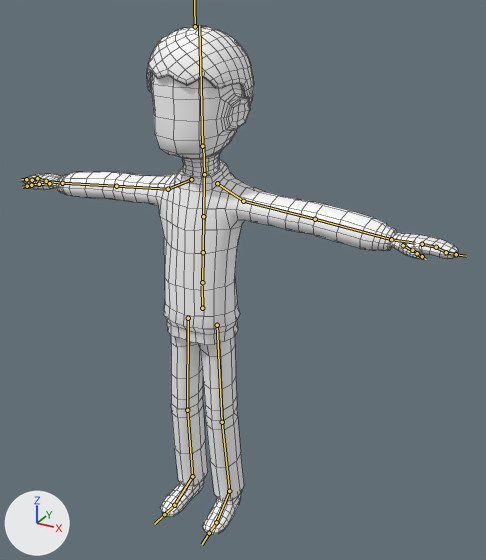
The FBX model PapaPlease/Assets/Graph/Animations/Early/Children.fbx as it was, and as the next commit left it.
One viewpoint serves both versions: a camera (50 mm lens) standing at (0.0247, -0.0391, 0.0408) and looking at (0.0022, 0.0019, 0.0203). Lighting does not change. The marker at lower left points along +X, +Y and +Z. The bones that bend it are drawn over the model as lines. Mesh edges are drawn as thin lines.

Names of what the first picture shows: 'Children'.
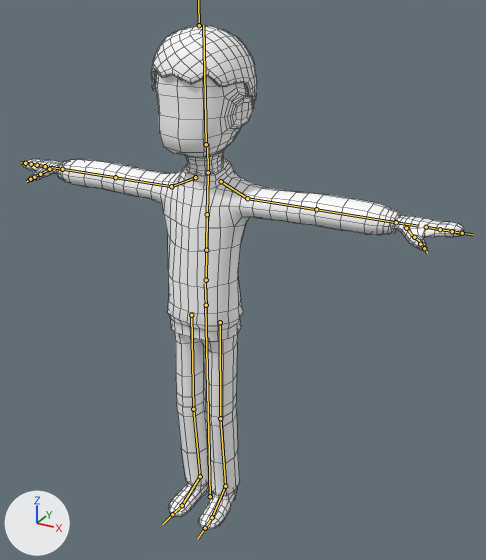
The newer file adds an action. The first version stands in its rest pose; the second is drawn at frame 1 of the action 'Take 001'.

What differs and where, as boxes (x1, y1, x2, y2) in the pictures (486 x 560 px):
'Children', posed: before (24, 26, 458, 534); after (22, 26, 464, 529)
bone 'mixamorig:Hips', root to tip: before (202, 308) to (202, 286); after (206, 305) to (205, 283)
bone 'mixamorig:LeftShoulder', root to tip: before (217, 183) to (243, 201); after (221, 181) to (247, 198)
bone 'mixamorig:LeftArm', root to tip: before (243, 201) to (315, 219); after (247, 198) to (316, 209)
bone 'mixamorig:LeftForeArm', root to tip: before (315, 219) to (391, 239); after (316, 209) to (396, 222)
bone 'mixamorig:LeftHand', root to tip: before (391, 239) to (415, 243); after (396, 222) to (419, 226)
bone 'mixamorig:LeftHandThumb1', root to tip: before (403, 245) to (411, 250); after (406, 228) to (414, 237)
bone 'mixamorig:LeftHandThumb2', root to tip: before (412, 250) to (419, 253); after (414, 237) to (422, 243)
bone 'mixamorig:LeftHandIndex1', root to tip: before (422, 244) to (435, 247); after (426, 227) to (440, 229)
bone 'mixamorig:LeftHandIndex2', root to tip: before (436, 247) to (446, 252); after (440, 229) to (452, 231)
bone 'mixamorig:LeftHandIndex3', root to tip: before (446, 252) to (456, 254); after (452, 231) to (462, 233)
bone 'mixamorig:RightShoulder', root to tip: before (191, 179) to (168, 189); after (195, 177) to (171, 186)
bone 'mixamorig:RightArm', root to tip: before (168, 189) to (116, 186); after (171, 186) to (115, 177)
bone 'mixamorig:RightForeArm', root to tip: before (116, 186) to (62, 183); after (115, 177) to (62, 169)
bone 'mixamorig:RightHand', root to tip: before (62, 183) to (49, 181); after (62, 169) to (49, 167)
bone 'mixamorig:RightHandThumb1', root to tip: before (49, 183) to (39, 184); after (49, 169) to (40, 174)
bone 'mixamorig:RightHandThumb2', root to tip: before (39, 184) to (31, 184); after (40, 174) to (35, 176)
bone 'mixamorig:RightHandIndex1', root to tip: before (46, 181) to (37, 178); after (45, 166) to (37, 165)
bone 'mixamorig:RightHandIndex2', root to tip: before (37, 178) to (32, 180); after (37, 165) to (31, 164)
bone 'mixamorig:LeftUpLeg', root to tip: before (217, 325) to (222, 422); after (220, 322) to (220, 418)
bone 'mixamorig:RightUpLeg', root to tip: before (188, 318) to (187, 410); after (191, 315) to (193, 409)

What the commit changed:
Bone 'mixamorig:Hips' (bone_mixamorig_hips) moves from (0.0, 0.0, 0.0) to (0.0, 0.002, -0.049).
Bone 'mixamorig:LeftShoulder' (bone_mixamorig_leftshoulder) turns from (0, 0, 0) to (-1, 0, 0) degrees about its own x, y and z.
Bone 'mixamorig:LeftArm' (bone_mixamorig_leftarm) turns from (0, 0, 0) to (-5, 0, 5) degrees about its own x, y and z.
Bone 'mixamorig:LeftForeArm' (bone_mixamorig_leftforearm) turns from (0, 0, 0) to (2, 0, -7) degrees about its own x, y and z.
Bone 'mixamorig:LeftHand' (bone_mixamorig_lefthand) turns from (0, 0, 0) to (4, 0, 6) degrees about its own x, y and z.
Bone 'mixamorig:LeftHandThumb1' (bone_mixamorig_lefthandthumb1) turns from (0, 0, 0) to (25, -1, -3) degrees about its own x, y and z.
Bone 'mixamorig:LeftHandThumb2' (bone_mixamorig_lefthandthumb2) turns from (0, 0, 0) to (2, 1, -17) degrees about its own x, y and z.
Bone 'mixamorig:LeftHandIndex1' (bone_mixamorig_lefthandindex1) turns from (0, 0, 0) to (0, 0, -6) degrees about its own x, y and z.
Bone 'mixamorig:LeftHandIndex2' (bone_mixamorig_lefthandindex2) turns from (0, 0, 0) to (-19, -1, -2) degrees about its own x, y and z.
Bone 'mixamorig:LeftHandIndex3' (bone_mixamorig_lefthandindex3) turns from (0, 0, 0) to (20, -1, 2) degrees about its own x, y and z.
Bone 'mixamorig:RightShoulder' (bone_mixamorig_rightshoulder) turns from (0, 0, 0) to (-1, 0, 0) degrees about its own x, y and z.
Bone 'mixamorig:RightArm' (bone_mixamorig_rightarm) turns from (0, 0, 0) to (-5, 0, -5) degrees about its own x, y and z.
Bone 'mixamorig:RightForeArm' (bone_mixamorig_rightforearm) turns from (0, 0, 0) to (1, 0, 8) degrees about its own x, y and z.
Bone 'mixamorig:RightHand' (bone_mixamorig_righthand) turns from (0, 0, 0) to (2, 0, -4) degrees about its own x, y and z.
Bone 'mixamorig:RightHandThumb1' (bone_mixamorig_righthandthumb1) turns from (0, 0, 0) to (27, 2, 2) degrees about its own x, y and z.
Bone 'mixamorig:RightHandThumb2' (bone_mixamorig_righthandthumb2) turns from (0, 0, 0) to (-1, 0, 19) degrees about its own x, y and z.
Bone 'mixamorig:RightHandIndex1' (bone_mixamorig_righthandindex1) turns from (0, 0, 0) to (8, 0, 3) degrees about its own x, y and z.
Bone 'mixamorig:RightHandIndex2' (bone_mixamorig_righthandindex2) turns from (0, 0, 0) to (-22, 0, -1) degrees about its own x, y and z.
Bone 'mixamorig:LeftUpLeg' (bone_mixamorig_leftupleg) turns from (0, 0, 0) to (1, 0, -2) degrees about its own x, y and z.
Bone 'mixamorig:RightUpLeg' (bone_mixamorig_rightupleg) turns from (0, 0, 0) to (1, 0, 2) degrees about its own x, y and z.
